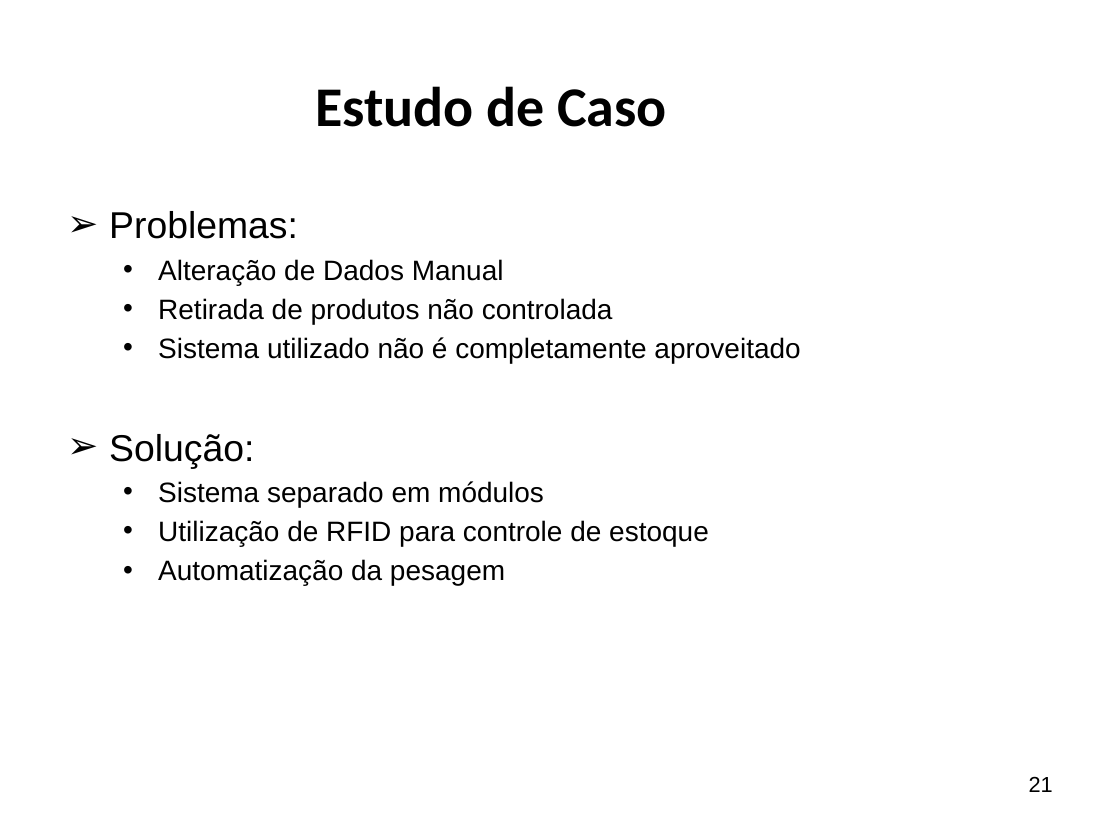
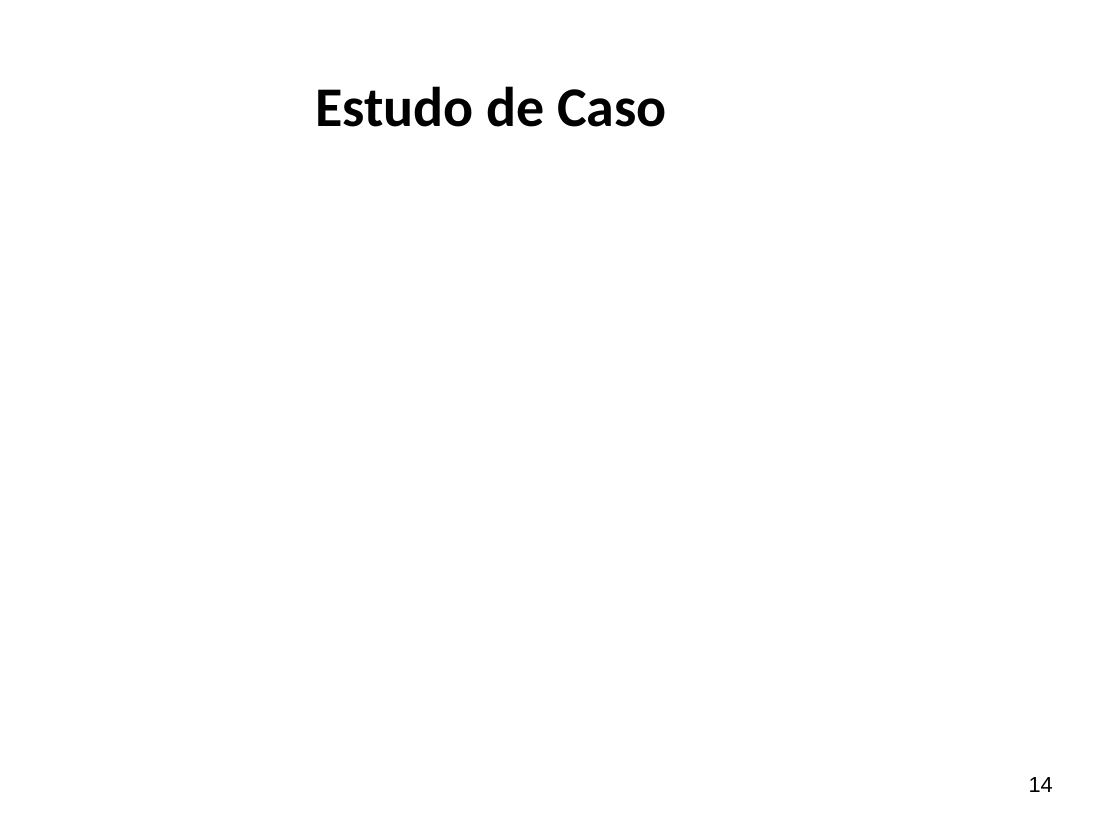
Before and after one commit to ricardopetrere/TCC_FTT, a slide deck: slide 14 of documentos/Apresentação Banca.pptx (slide 21 before the commit). Drawn at 1120x840 pixels with LibreOffice and Linux fonts; fonts in the diff are those of the drawing; background and template pictures are left out. Boxes give left, top, right and bottom in pixels: in the first picture for what was removed or moved away, otherwise in the second. Text is boxed around its words. In the diff, an @@ line names an element or a change of style, - is before the commit and + after.

```diff
--- a/documentos/Apresentação Banca.pptx
+++ b/documentos/Apresentação Banca.pptx
@@ text removed at (109, 211, 800, 585) @@
-➢ Problemas:
-  • Alteração de Dados Manual
-  • Retirada de produtos não controlada
-  • Sistema utilizado não é completamente aproveitado
-➢ Solução:
-  • Sistema separado em módulos
-  • Utilização de RFID para controle de estoque
-  • Automatização da pesagem
@@ page number at (1029, 777, 1053, 792): text changed @@
-21
+14
```
Also in this commit, not shown: 6 other slides changed, 10 slides added, 23 slides removed.
